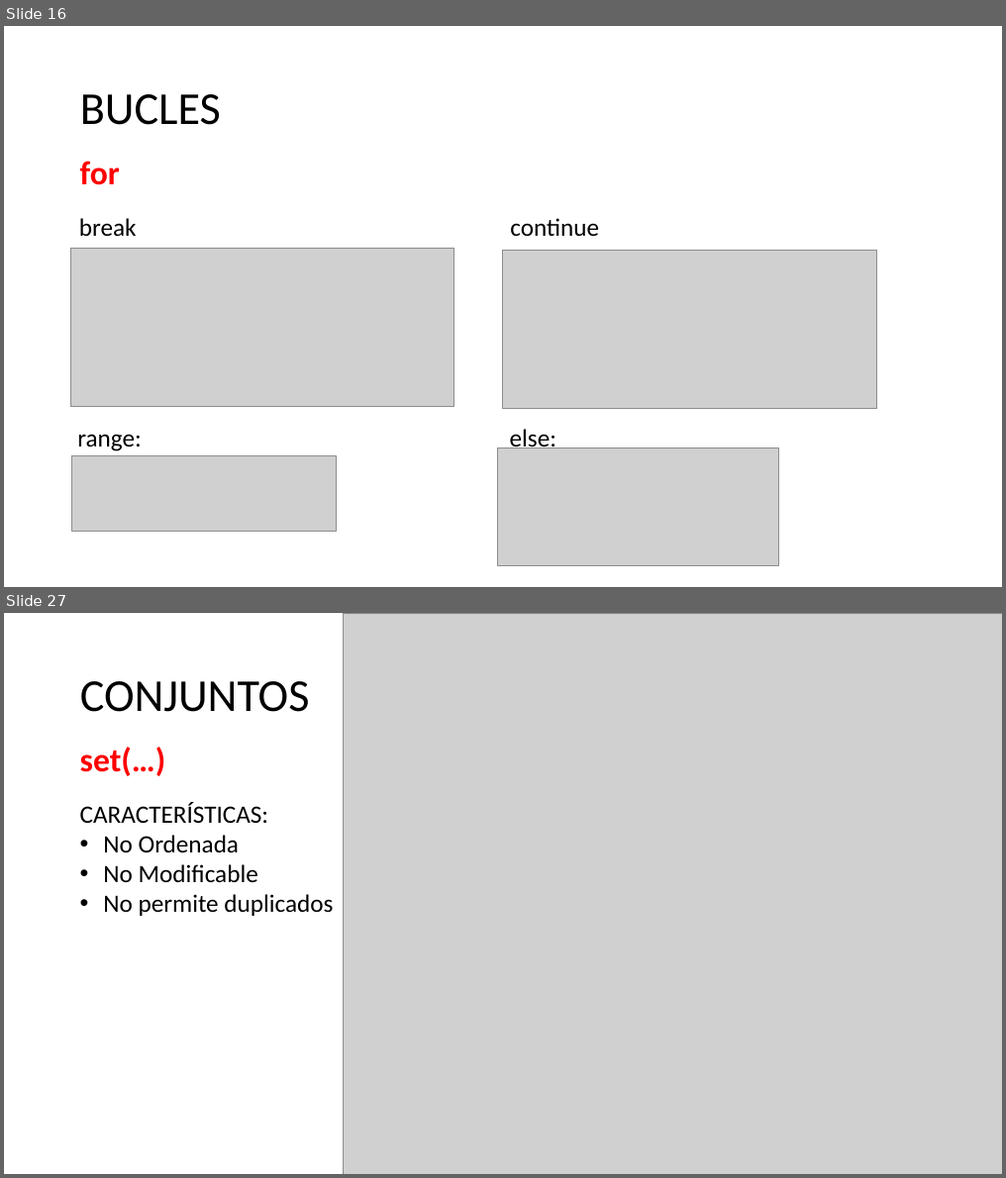
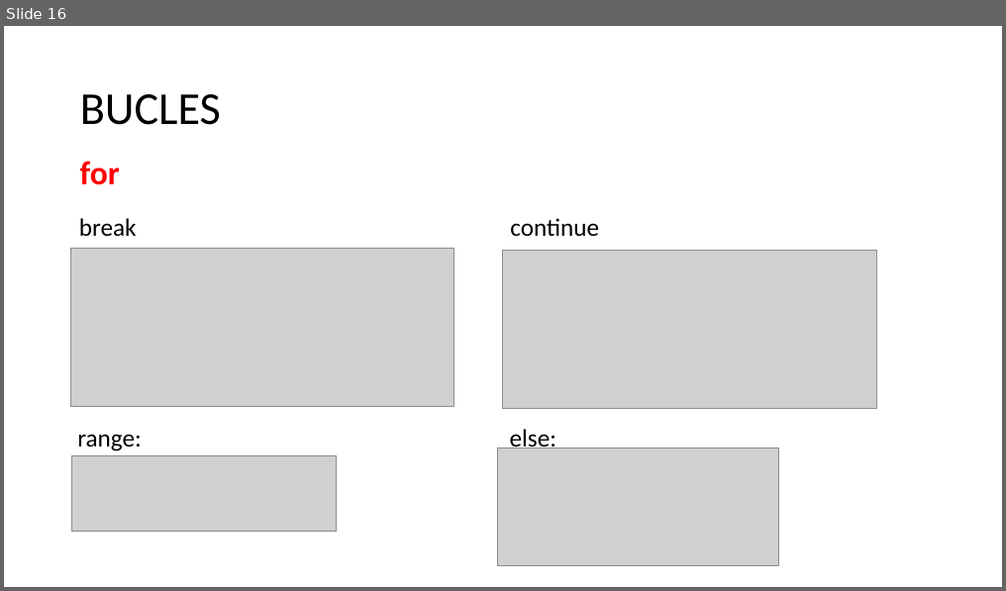
Before and after one commit to eastor112/prograIntro2021, a slide deck: Clase 7/[01]-Python.pptx. Shown one above the other, each under a label of ours: slides 16 and 27 before the commit, slide 16 after it; the slides between them are not shown. The pictures are 1006x1178 and 1006x591 pixels, drawn with LibreOffice and Linux fonts; fonts in the diff are those of the drawing; grey boxes stand for pictures. Boxes give left, top, right and bottom in pixels: in the first picture for what was removed or moved away, otherwise in the second. Text is boxed around its words. In the diff, an @@ line names an element or a change of style, - is before the commit and + after.

```diff
--- a/Clase 7/[01]-Python.pptx
+++ b/Clase 7/[01]-Python.pptx
@@ slide 27 removed at box(4, 613, 1002, 1174), background #FFFFFF @@
@@ picture removed at box(344, 613, 1002, 1174) @@
@@ title removed at box(80, 681, 310, 712) @@
-CONJUNTOS
@@ text removed at box(80, 747, 166, 776) @@
-set(…)
@@ text removed at box(80, 802, 333, 916) @@
-CARACTERÍSTICAS:
-• No Ordenada
-• No Modificable
-• No permite duplicados
```
Also in this commit, not shown: 1 slide changed, 40 other slides removed, 7 other files.
